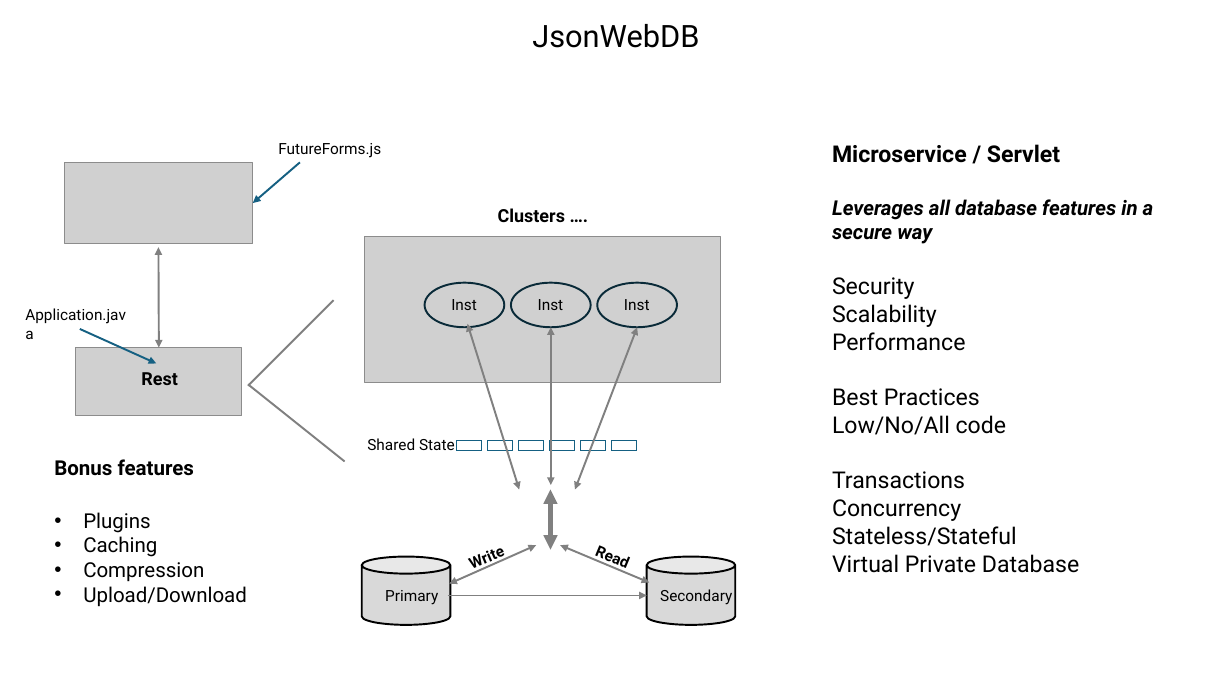
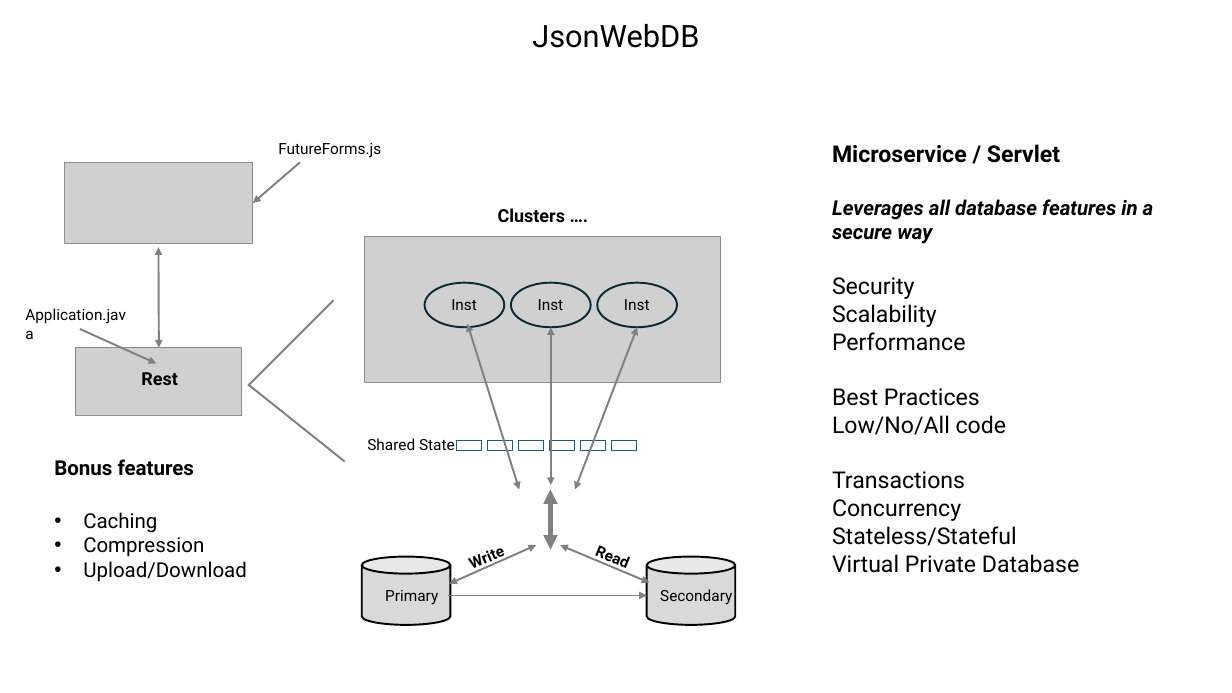
Before and after one commit to chlordk/JsonWebDB, a slide deck: slide 1 of JsonWebDB.pptx. Drawn at 1232x693 pixels with LibreOffice and Linux fonts; fonts in the diff are those of the drawing; grey boxes stand for pictures. Boxes give left, top, right and bottom in pixels: in the first picture for what was removed or moved away, otherwise in the second. Text is boxed around its words. In the diff, an @@ line names an element or a change of style, - is before the commit and + after.

```diff
--- a/JsonWebDB.pptx
+++ b/JsonWebDB.pptx
@@ arrow (300, 163) - (253, 203): stroke #156082 1.5 pt to #808080 1.5 pt @@
@@ arrow (79, 329) - (156, 363): stroke #156082 1.5 pt to #808080 1.5 pt @@
@@ text at [83, 512, 151, 533]: paragraph removed @@
-• Plugins
```
